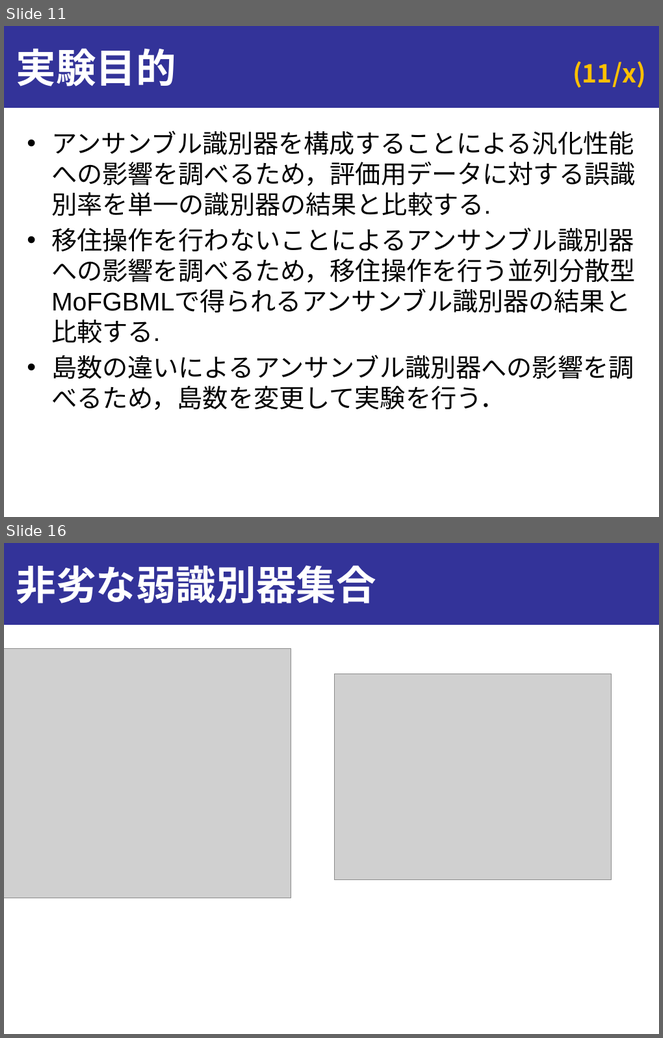
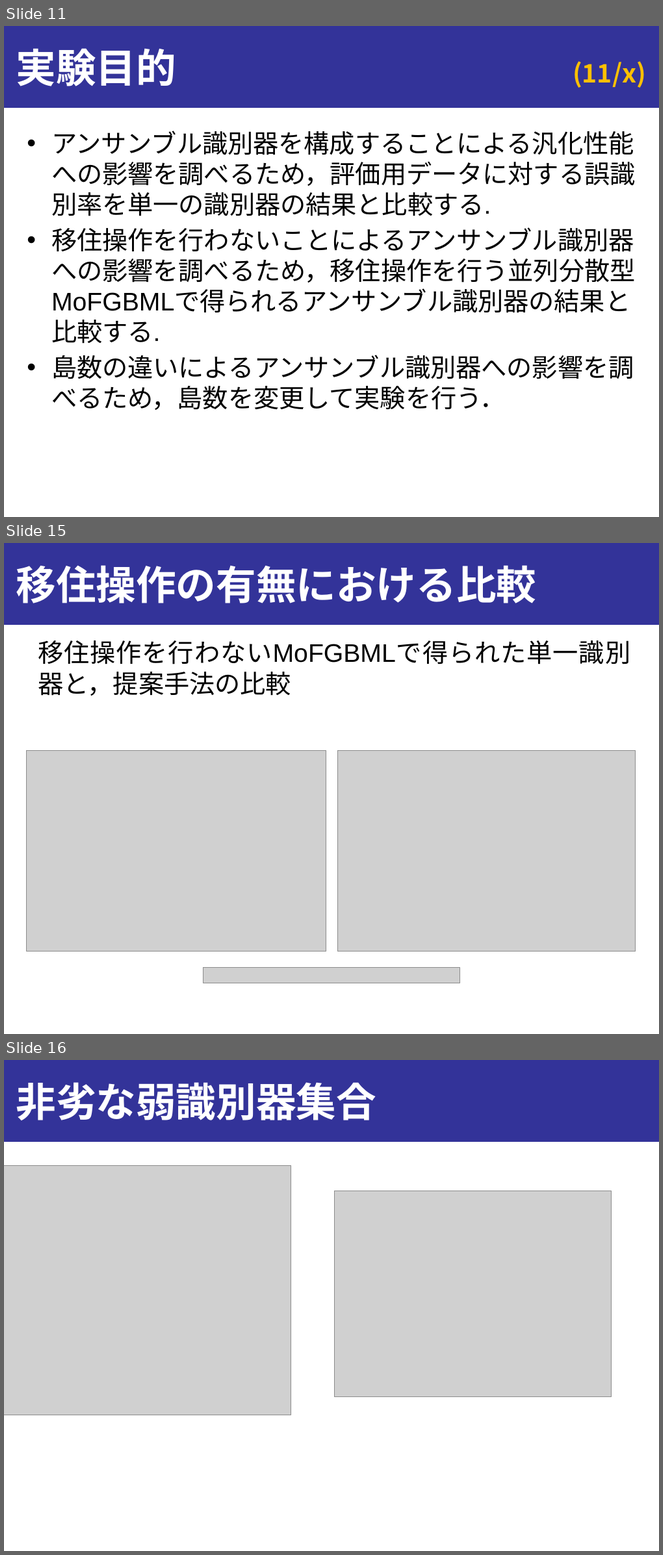
Before and after one commit to onikUone/Junior_slides, a slide deck: スライド_v1.pptx. Shown one above the other, each under a label of ours: slides 11 and 16 before the commit, slides 11, 15 and 16 after it; the slides between them are not shown. The pictures are 663x1038 and 663x1555 pixels, drawn with LibreOffice and Linux fonts; fonts in the diff are those of the drawing; grey boxes stand for pictures. Boxes give left, top, right and bottom in pixels: in the first picture for what was removed or moved away, otherwise in the second. Text is boxed around its words. In the diff, an @@ line names an element or a change of style, - is before the commit and + after.

```diff
--- a/スライド_v1.pptx
+++ b/スライド_v1.pptx
@@ slide 15 added at (x1=4, y1=543, x2=659, y2=1034), background #FFFFFF; not listed: 1 template element that a slide beside it also shows @@
@@ title added at (x1=16, y1=565, x2=536, y2=603), 44 pt, text #FFFFFF, bold @@
+移住操作の有無における比較
@@ text added at (x1=38, y1=641, x2=631, y2=696), 28 pt, text #000000 @@
+移住操作を行わないMoFGBMLで得られた単一識別器と，提案手法の比較
@@ picture added at (x1=26, y1=751, x2=326, y2=952) @@
@@ picture added at (x1=337, y1=751, x2=636, y2=952) @@
@@ picture added at (x1=203, y1=968, x2=460, y2=984) @@
```
Also in this commit, not shown: 1 slide changed, 1 slide removed.
